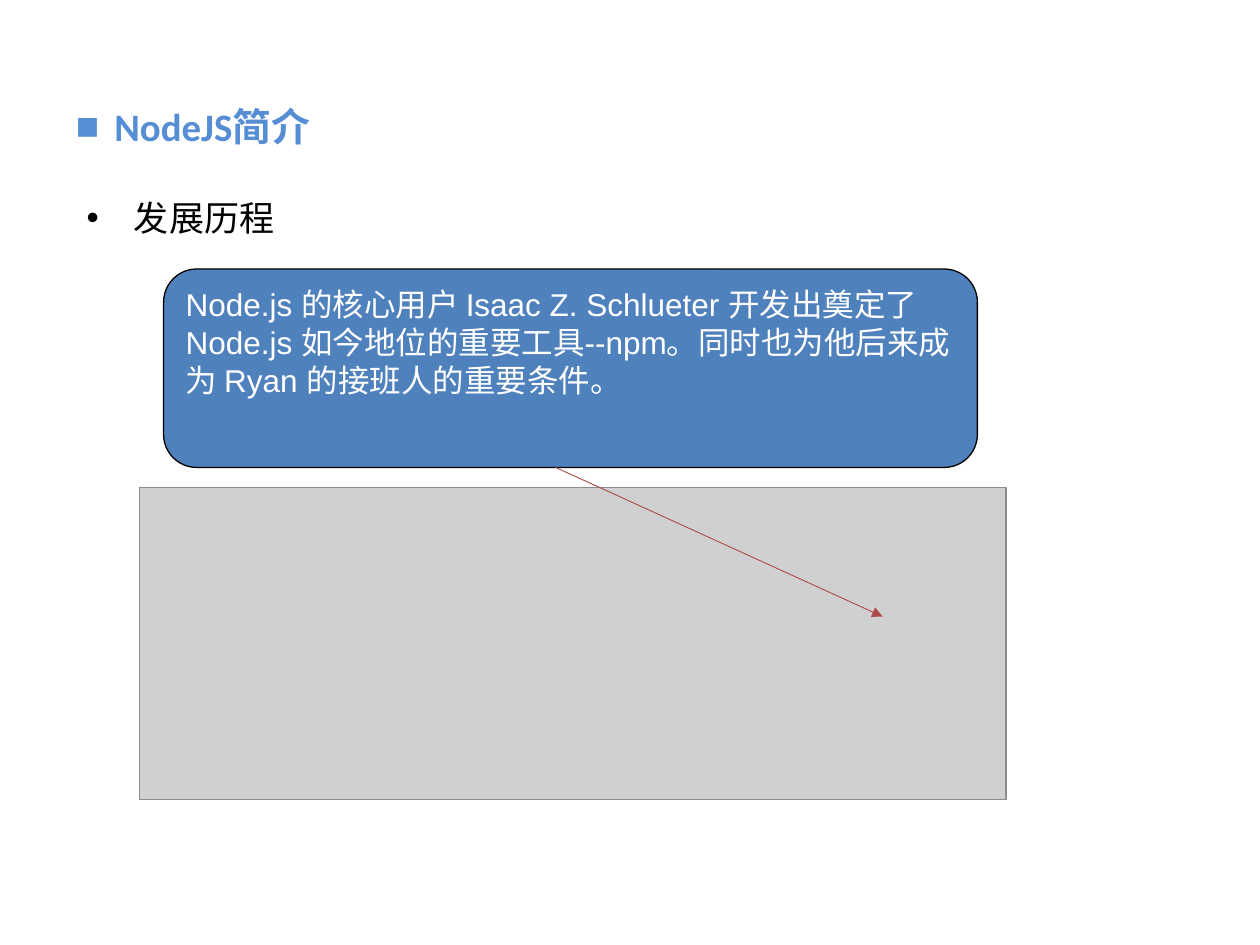
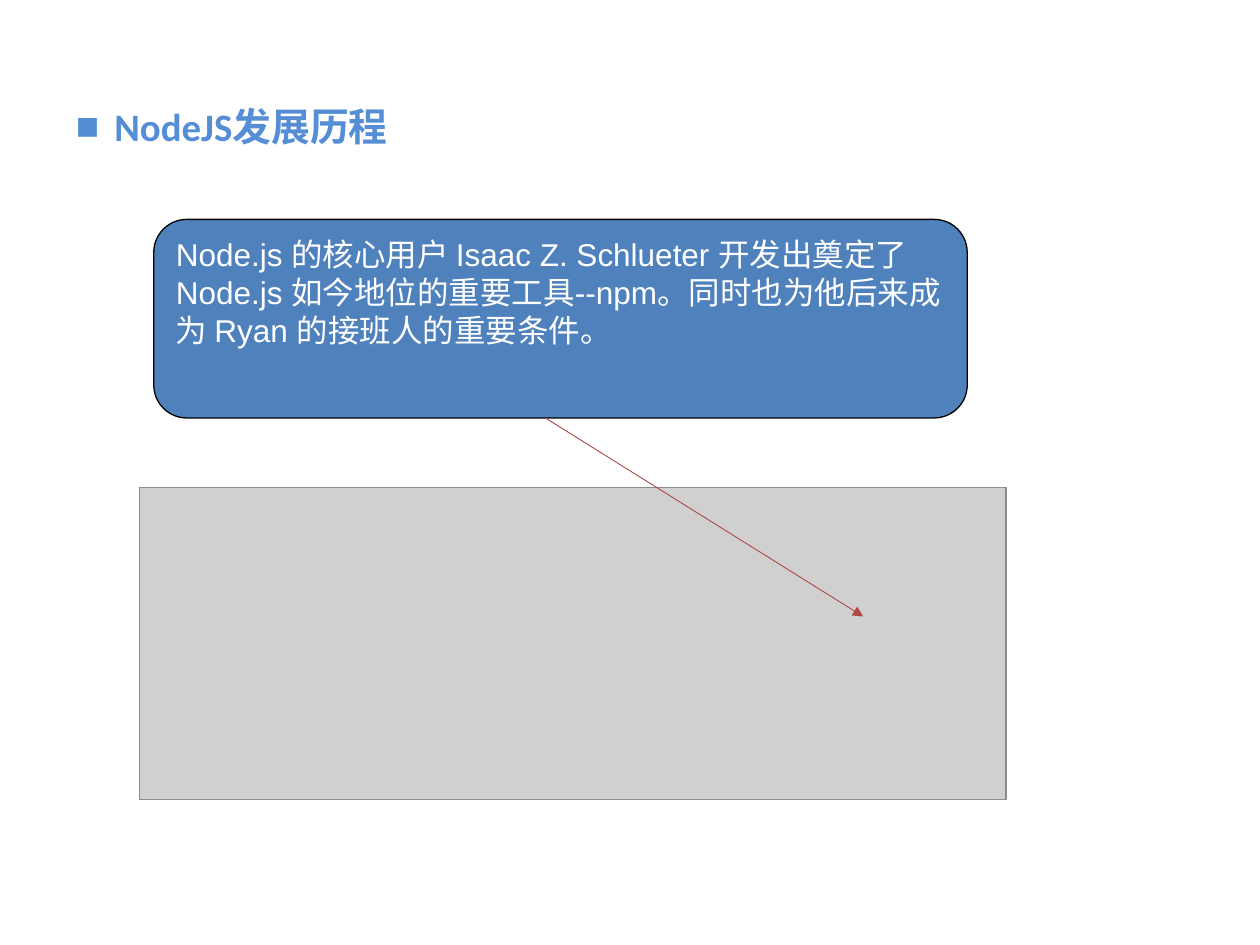
Before and after one commit to vaik/Documents, a slide deck: slide 6 of 我的分享/NodeJS基础概念理解.ppt. Drawn at 1260x945 pixels with LibreOffice and Linux fonts; fonts in the diff are those of the drawing; grey boxes stand for pictures; background and template pictures are left out. Boxes give left, top, right and bottom in pixels: in the first picture for what was removed or moved away, otherwise in the second. Text is boxed around its words. In the diff, an @@ line names an element or a change of style, - is before the commit and + after.

```diff
--- a/我的分享/NodeJS基础概念理解.ppt
+++ b/我的分享/NodeJS基础概念理解.ppt
@@ text at bbox=[114, 108, 387, 145]: text changed @@
-■ NodeJS简介
+■ NodeJS发展历程
@@ text removed at bbox=[134, 201, 274, 234] @@
-• 发展历程
@@ rounded rectangle "Node.js 的核心用户 Isaac Z. Schlueter ...": place and size @@
-rounded rectangle "Node.js 的核心用户 Isaac Z. Schlueter ..." at bbox=[164, 270, 978, 467]
+rounded rectangle "Node.js 的核心用户 Isaac Z. Schlueter ..." at bbox=[154, 219, 968, 418]
@@ arrow moved from (556, 467) - (882, 616) to (546, 418) - (863, 616) @@
```
Also in this commit, not shown: 9 other slides changed, 1 slide added, 1 slide removed.
